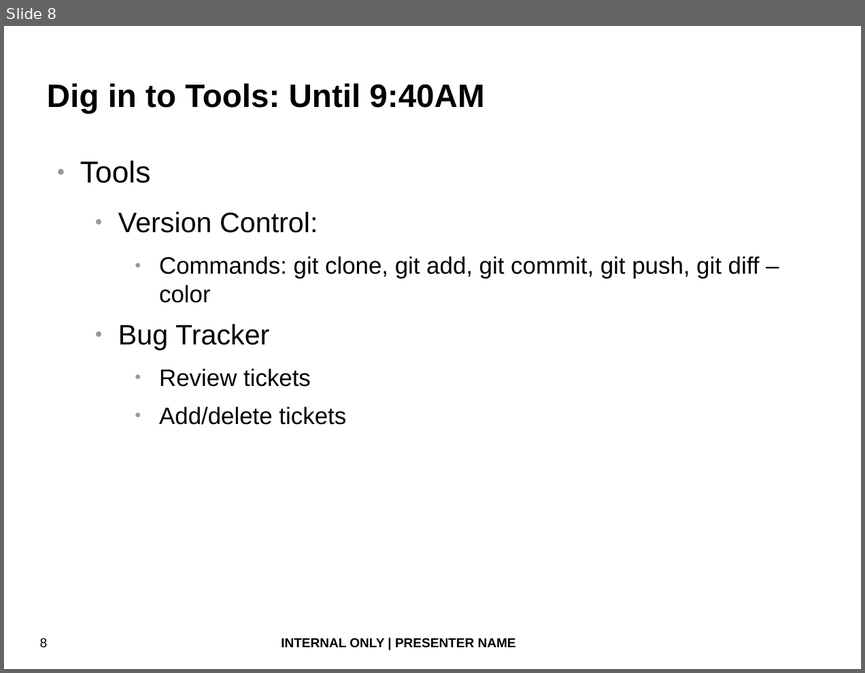
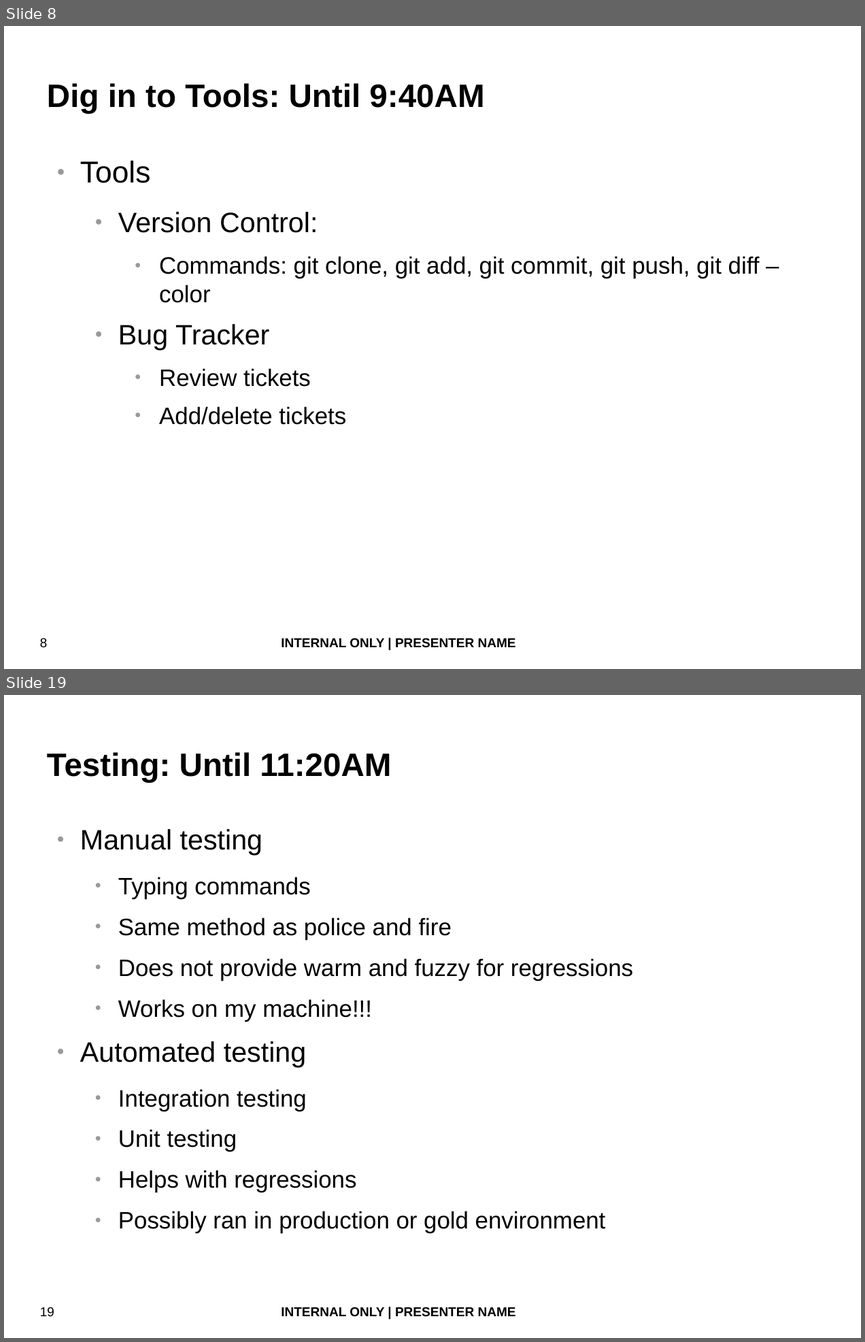
Before and after one commit to fatherlinux/shiva, a slide deck: bash_devops.odp. Shown one above the other, each under a label of ours: slide 8 before the commit, slides 8 and 19 after it; the slides between them are not shown. The pictures are 865x673 and 865x1342 pixels, drawn with LibreOffice and Linux fonts; fonts in the diff are those of the drawing; background and template pictures are left out. Boxes give left, top, right and bottom in pixels: in the first picture for what was removed or moved away, otherwise in the second. Text is boxed around its words. In the diff, an @@ line names an element or a change of style, - is before the commit and + after.

```diff
--- a/bash_devops.odp
+++ b/bash_devops.odp
@@ slide 19 added at (4, 695, 861, 1338), background #FFFFFF; not listed: 2 template elements that a slide beside it also shows @@
@@ title added at (47, 752, 391, 782), 30 pt, text #000000, bold @@
+Testing: Until 11:20AM
@@ text added at (80, 829, 633, 1233), 22 pt, text #000000 @@
+● Manual testing
+  ● Typing commands
+  ● Same method as police and fire
+  ● Does not provide warm and fuzzy for regressions
+  ● Works on my machine!!!
+● Automated testing
+  ● Integration testing
+  ● Unit testing
+  ● Helps with regressions
+  ● Possibly ran in production or gold environment
```
Also in this commit, not shown: 4 slides changed, 13 other slides added, 1 slide removed.
